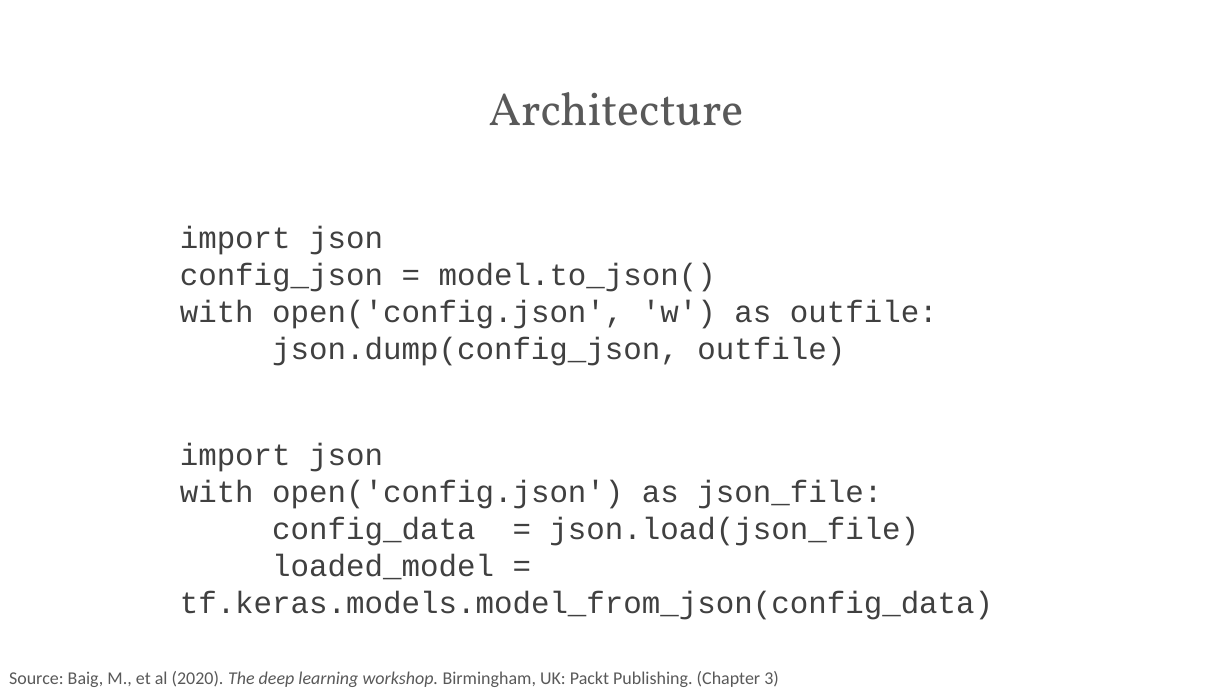
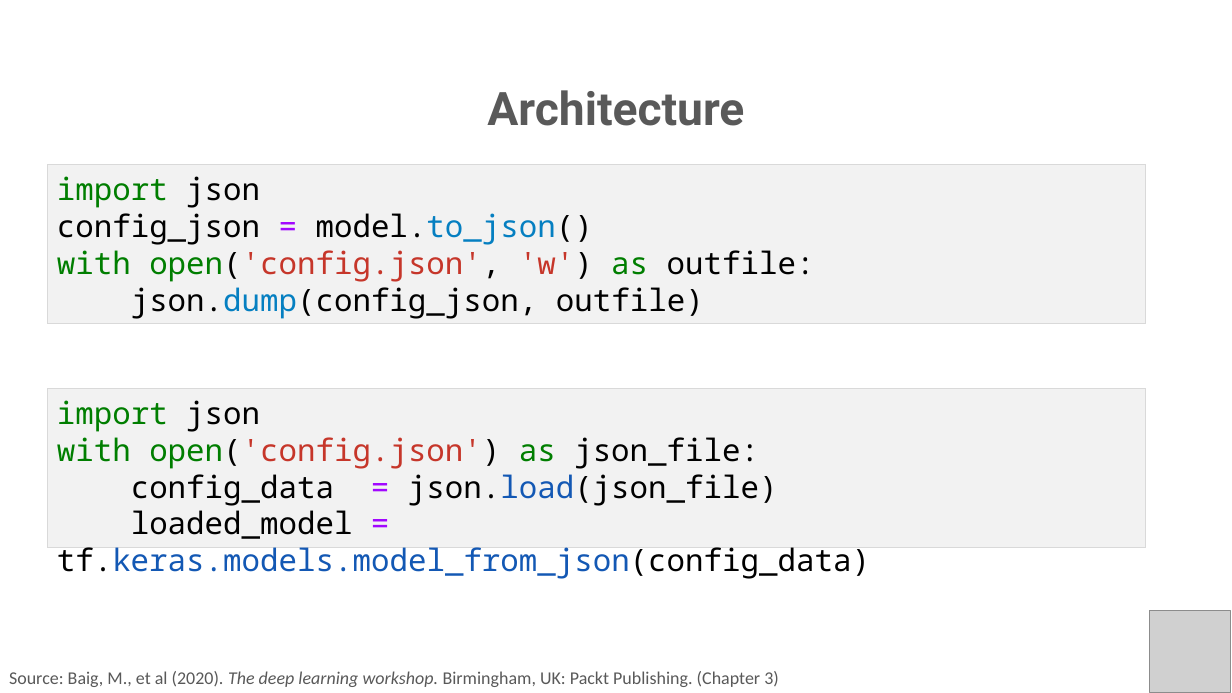
Before and after one commit to PracticumAI/transfer, a slide deck: slide 13 of presentations/02_transfer_learn.pptx. Drawn at 1232x693 pixels with LibreOffice and Linux fonts; fonts in the diff are those of the drawing; grey boxes stand for pictures. Boxes give left, top, right and bottom in pixels: in the first picture for what was removed or moved away, otherwise in the second. Text is boxed around its words. In the diff, an @@ line names an element or a change of style, - is before the commit and + after.

```diff
--- a/presentations/02_transfer_learn.pptx
+++ b/presentations/02_transfer_learn.pptx
@@ title "Architecture" at (487, 90, 744, 126): font Vollkorn to Roboto, bold on @@
@@ rectangle "import json": place and size @@
-rectangle "import json" at (180, 226, 938, 366)
+rectangle "import json" at (48, 165, 1146, 323)
@@ rectangle "import json" at (48, 165, 1146, 323): font Courier New to Noto Sans Mono; text colour #404040 to #007E00 in "import", "with open('config.json', as"; text colour #404040 to #000000 in "json", "config_json model.to_json()", "open('config.json', 'w') outfile:", "json.dump(config_json, outfile)"; text colour #404040 to #A207FF in "="; text colour #404040 to #057FC1 in "model.to_json()", "json.dump(config_json,"; text colour #404040 to #C6362A in "open('config.json', 'w')"; fill none to #F2F2F2; outline none to #D9D9D9 0.75 pt @@
@@ rectangle "import json": place and size @@
-rectangle "import json" at (180, 443, 993, 620)
+rectangle "import json" at (48, 389, 1146, 548)
@@ rectangle "import json" at (48, 389, 1146, 548): font Courier New to Noto Sans Mono; text colour #404040 to #007E00 in "import", "with open('config.json') as"; text colour #404040 to #000000 in "json", "open('config.json') json_file:", "config_data json.load(json_file)", "loaded_model tf.keras.models.model_from_json(config_data)"; text colour #404040 to #C6362A in "open('config.json')"; text colour #404040 to #A207FF in "=", "="; text colour #404040 to #1358B4 in "json.load(json_file)", "tf.keras.models.model_from_json(config_data)"; fill none to #F2F2F2; outline none to #D9D9D9 0.75 pt @@
@@ picture added at (1150, 611, 1231, 693) @@
```
Also in this commit, not shown: 14 other slides changed.
